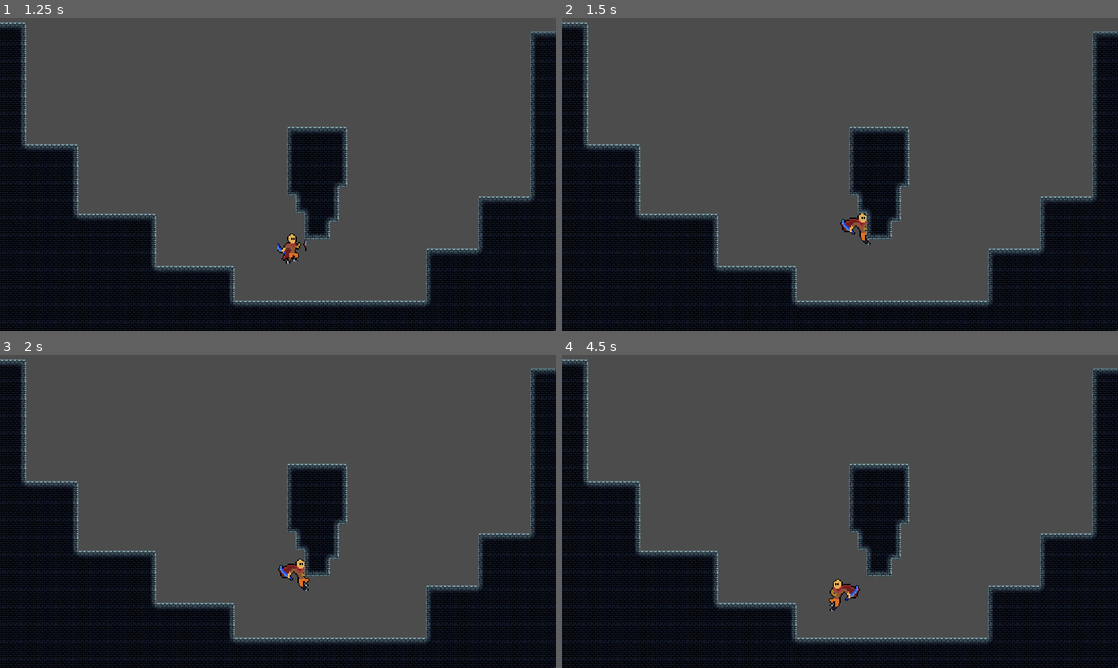
Above: before the commit, frames 1-4 (two rows, left to right).
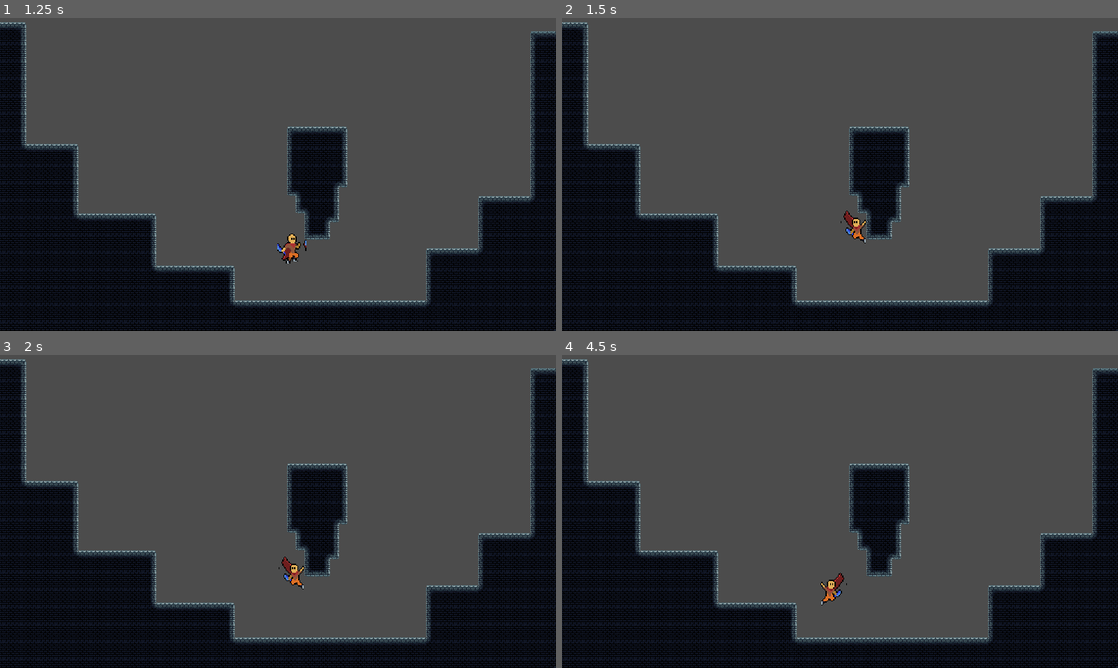
Above: after the commit, the same moments.

Repository: nadzmiidzham/poc-roguelike
Game: Godot game, scene res://src/scene/player_scene.tscn
The game is run twice, just before and just after one commit, with the same random seed, the same clock (stepped at 60 frames per second) and the same inputs.
Inputs:
- Up to frame 1 (1.25 s): hold D (move_right) from 0.53 s (still down); tap Space (jump) at 0.6, 0.77, 1.07 s
- Up to frame 2 (1.5 s): keep holding D (move_right); tap Space (jump) at 1.35 s
- Up to frame 3 (2 s): keep holding D (move_right); tap Space (jump) at 1.52, 1.82 s
- Up to frame 4 (4.5 s): release D (move_right) at 2.03 s; hold A (move_left) 2.03-2.78 s; tap Space (jump) at 2.1, 2.85, 3.02, 3.32, 3.6, 3.77, 4.07, 4.35 s; hold D (move_right) 2.78-4.28 s; hold A (move_left) from 4.28 s (still down)

Frame 1 is identical in both runs. In frame 2, 0.3% of the frame differs, in the area x 50-56%, y 61-73%; in frame 3, 0.3%; in frame 4, 0.4%, in the area x 46-54%, y 69-82%.

Commit message:
added wall slide animation & simple code refactor

Diff:
--- a/src/actor/player/prefab/player.tscn
+++ b/src/actor/player/prefab/player.tscn
@@ -10,10 +10,11 @@
 [ext_resource path="res://src/actor/player/state/state_fall.gd" type="Script" id=8]
 [ext_resource path="res://src/actor/player/state/state_jump.gd" type="Script" id=9]
 [ext_resource path="res://src/sprite/player/player_jump.png" type="Texture" id=10]
+[ext_resource path="res://src/sprite/player/wall_slide.png" type="Texture" id=11]
 
 [sub_resource type="CapsuleShape2D" id=1]
-radius = 3.36363
-height = 15.0981
+radius = 5.83045
+height = 9.74838
 
 [sub_resource type="Animation" id=2]
 resource_name = "fall"
@@ -478,18 +479,141 @@
 "values": [ 15.0981 ]
 }
 
+[sub_resource type="Animation" id=6]
+resource_name = "wall_slide"
+tracks/0/type = "value"
+tracks/0/path = NodePath("Sprite:texture")
+tracks/0/interp = 1
+tracks/0/loop_wrap = true
+tracks/0/imported = false
+tracks/0/enabled = true
+tracks/0/keys = {
+"times": PoolRealArray( 0 ),
+"transitions": PoolRealArray( 1 ),
+"update": 1,
+"values": [ ExtResource( 11 ) ]
+}
+tracks/1/type = "value"
+tracks/1/path = NodePath("Sprite:vframes")
+tracks/1/interp = 1
+tracks/1/loop_wrap = true
+tracks/1/imported = false
+tracks/1/enabled = true
+tracks/1/keys = {
+"times": PoolRealArray( 0 ),
+"transitions": PoolRealArray( 1 ),
+"update": 1,
+"values": [ 1 ]
+}
+tracks/2/type = "value"
+tracks/2/path = NodePath("Sprite:hframes")
+tracks/2/interp = 1
+tracks/2/loop_wrap = true
+tracks/2/imported = false
+tracks/2/enabled = true
+tracks/2/keys = {
+"times": PoolRealArray( 0 ),
+"transitions": PoolRealArray( 1 ),
+"update": 1,
+"values": [ 7 ]
+}
+tracks/3/type = "value"
+tracks/3/path = NodePath("Sprite:position")
+tracks/3/interp = 1
+tracks/3/loop_wrap = true
+tracks/3/imported = false
+tracks/3/enabled = true
+tracks/3/keys = {
+"times": PoolRealArray( 0 ),
+"transitions": PoolRealArray( 1 ),
+"update": 0,
+"values": [ Vector2( 0, 0 ) ]
+}
+tracks/4/type = "value"
+tracks/4/path = NodePath("Sprite:scale")
+tracks/4/interp = 1
+tracks/4/loop_wrap = true
+tracks/4/imported = false
+tracks/4/enabled = true
+tracks/4/keys = {
+"times": PoolRealArray( 0 ),
+"transitions": PoolRealArray( 1 ),
+"update": 0,
+"values": [ Vector2( 1, 1 ) ]
+}
+tracks/5/type = "value"
+tracks/5/path = NodePath("Sprite:frame")
+tracks/5/interp = 1
+tracks/5/loop_wrap = true
+tracks/5/imported = false
+tracks/5/enabled = true
+tracks/5/keys = {
+"times": PoolRealArray( 0 ),
+"transitions": PoolRealArray( 1 ),
+"update": 1,
+"values": [ 6 ]
+}
+tracks/6/type = "value"
+tracks/6/path = NodePath("CollisionBox:shape:radius")
+tracks/6/interp = 1
+tracks/6/loop_wrap = true
+tracks/6/imported = false
+tracks/6/enabled = true
+tracks/6/keys = {
+"times": PoolRealArray( 0 ),
+"transitions": PoolRealArray( 1 ),
+"update": 0,
+"values": [ 5.83045 ]
+}
+tracks/7/type = "value"
+tracks/7/path = NodePath("CollisionBox:shape:height")
+tracks/7/interp = 1
+tracks/7/loop_wrap = true
+tracks/7/imported = false
+tracks/7/enabled = true
+tracks/7/keys = {
+"times": PoolRealArray( 0 ),
+"transitions": PoolRealArray( 1 ),
+"update": 0,
+"values": [ 9.74838 ]
+}
+tracks/8/type = "value"
+tracks/8/path = NodePath("CollisionBox:position")
+tracks/8/interp = 1
+tracks/8/loop_wrap = true
+tracks/8/imported = false
+tracks/8/enabled = true
+tracks/8/keys = {
+"times": PoolRealArray( 0 ),
+"transitions": PoolRealArray( 1 ),
+"update": 0,
+"values": [ Vector2( 4.70752, 3.70056 ) ]
+}
+tracks/9/type = "value"
+tracks/9/path = NodePath("CollisionBox:scale")
+tracks/9/interp = 1
+tracks/9/loop_wrap = true
+tracks/9/imported = false
+tracks/9/enabled = true
+tracks/9/keys = {
+"times": PoolRealArray( 0 ),
+"transitions": PoolRealArray( 1 ),
+"update": 0,
+"values": [ Vector2( 1, 1 ) ]
+}
+
 [node name="Player" type="KinematicBody2D"]
 scale = Vector2( 2, 2 )
 script = ExtResource( 5 )
 jump_force = 550
 
 [node name="Sprite" type="Sprite" parent="."]
-position = Vector2( 2.71364, 4.71937 )
-texture = ExtResource( 2 )
-hframes = 4
+texture = ExtResource( 11 )
+hframes = 7
+frame = 6
 
 [node name="CollisionBox" type="CollisionShape2D" parent="."]
-position = Vector2( 3.11832, 6.87895 )
+position = Vector2( 4.70752, 3.70056 )
 shape = SubResource( 1 )
 
 [node name="Animation" type="AnimationPlayer" parent="."]
@@ -497,6 +621,7 @@
 anims/idle = SubResource( 3 )
 anims/jump = SubResource( 4 )
 anims/run = SubResource( 5 )
+anims/wall_slide = SubResource( 6 )
 
 [node name="State" type="Node" parent="."]
 script = ExtResource( 7 )
--- a/src/actor/player/state/state_fall.gd
+++ b/src/actor/player/state/state_fall.gd
@@ -6,7 +6,7 @@
 
 onready var player := get_node("../../")
 onready var state_idle := get_node("../Idle")
-onready var animatedSprite: AnimationPlayer = get_node("../../Animation")
+onready var animated_sprite: AnimationPlayer = get_node("../../Animation")
 
 var state_machine: StateMachine
 var is_wall_sliding := false
@@ -14,7 +14,7 @@
 # state machine functions
 func on_enter() -> void:
 	print("State: FALL")
-	animatedSprite.play("fall")
+	animated_sprite.play("fall")
 
 func on_exit() -> void:
 	is_wall_sliding = false
@@ -23,12 +23,16 @@
 # state logic
 func process(_delta) -> void:
 	player.check_flip()
+
+	if is_wall_sliding:
+		animated_sprite.play("wall_slide")
 	if player.is_on_floor():
 		state_machine.change_state(state_idle)
 
 func physics_process(_delta) -> void:
 	if player.is_on_wall():
 		var gravity = player.gravity / wall_slide_gravity_rate;
+
 		is_wall_sliding = true
 		player.velocity.y = min(player.velocity.y + gravity, gravity)
 
--- a/src/actor/player/state/state_idle.gd
+++ b/src/actor/player/state/state_idle.gd
@@ -7,12 +7,12 @@
 onready var state_run := get_node("../Run")
 onready var state_jump := get_node("../Jump")
 onready var state_fall := get_node("../Fall")
-onready var animatedSprite: AnimationPlayer = get_node("../../Animation")
+onready var animated_sprite: AnimationPlayer = get_node("../../Animation")
 
 # state machine functions
 func on_enter() -> void:
 	print("State: IDLE")
-	animatedSprite.play("idle")
+	animated_sprite.play("idle")
 
 func on_exit() -> void:
 	pass
--- a/src/actor/player/state/state_jump.gd
+++ b/src/actor/player/state/state_jump.gd
@@ -6,13 +6,13 @@
 
 onready var player := get_node("../../")
 onready var state_fall := get_node("../Fall")
-onready var animatedSprite: AnimationPlayer = get_node("../../Animation")
+onready var animated_sprite: AnimationPlayer = get_node("../../Animation")
 
 # state machine functions
 func on_enter() -> void:
 	print("State: JUMP")
 	_is_jump_finished = false
-	animatedSprite.play("jump")
+	animated_sprite.play("jump")
 
 func on_exit() -> void:
 	pass
--- a/src/actor/player/state/state_run.gd
+++ b/src/actor/player/state/state_run.gd
@@ -7,12 +7,12 @@
 onready var state_idle := get_node("../Idle")
 onready var state_jump := get_node("../Jump")
 onready var state_fall := get_node("../Fall")
-onready var animatedSprite: AnimationPlayer = get_node("../../Animation")
+onready var animated_sprite: AnimationPlayer = get_node("../../Animation")
 
 # state machine functions
 func on_enter() -> void:
 	print("State: RUN")
-	animatedSprite.play("run")
+	animated_sprite.play("run")
 
 func on_exit() -> void:
 	pass
Not shown: 1 places in src/actor/player/prefab/player.tscn that only renumber resources
